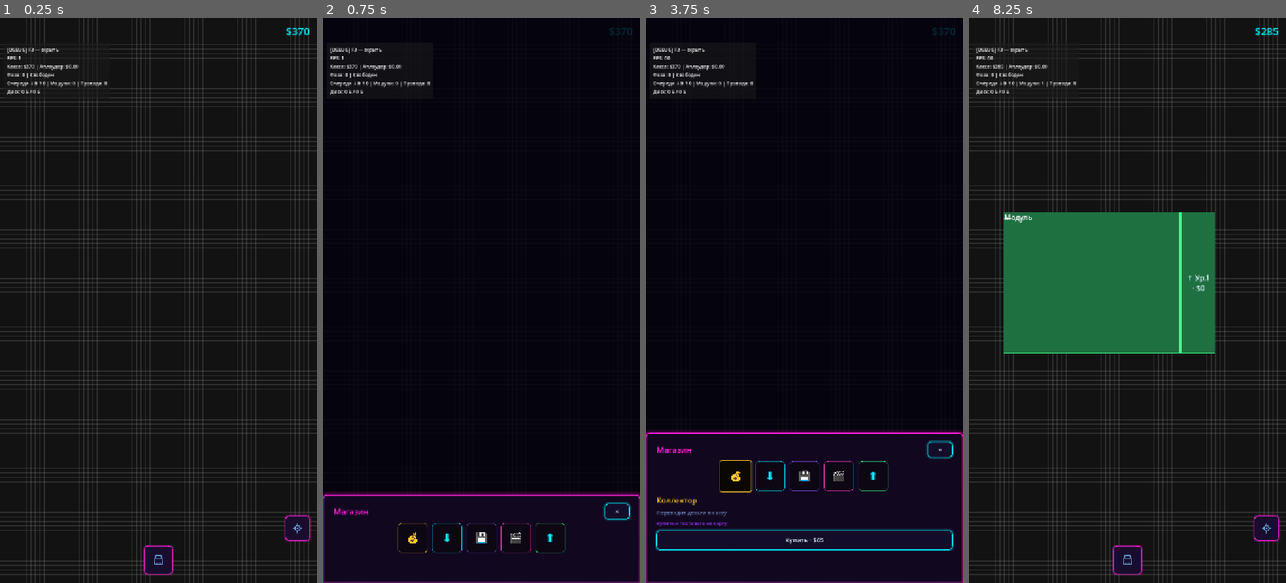
Above: before the commit, frames 1-4 (left to right).
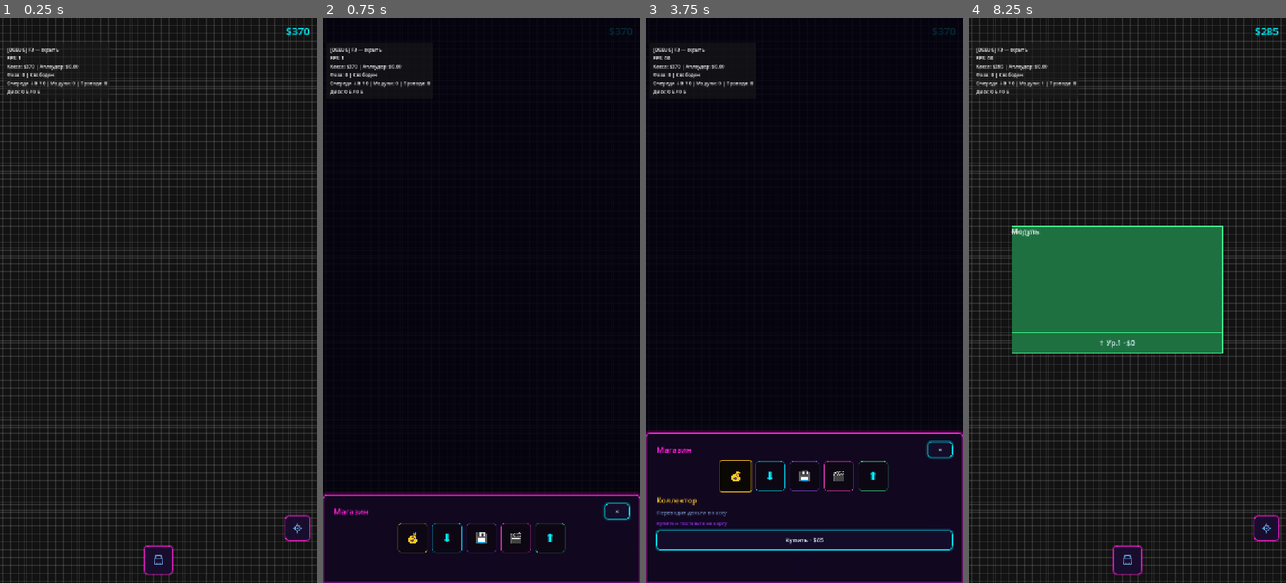
Above: after the commit, the same moments.

Repository: rkfsociety/UploadSimulator
Game: Godot game, scene res://scenes/main.tscn
Two runs of this game, one before a commit and one after it. Both use one fixed random seed, a clock stepped at 60 frames per second and the inputs below.
Inputs (mouse positions are in pixels of both pictures, inside the frame that each line leads up to):
- Up to frame 1 (0.25 s): no input
- Up to frame 2 (0.75 s): click (481, 560) at 0.5 s
- Up to frame 3 (3.75 s): click (943, 526) at 1.25 s; click "×" at 2 s; click (804, 560) at 2.75 s; click "💰" at 3.5 s
- Up to frame 4 (8.25 s): click "💰" at 4.25 s; click "⬇" at 5 s; click "💾" at 5.75 s; click "🎬" at 6.5 s; click "⬆" at 7.25 s; click "Купить · $85" at 8 s

The runs differ from the first frame. In frame 1, 32% of the frame differs, in the area x 0-100%, y 0-100%; in frame 2, less than 0.1%; in frame 3, less than 0.1%; in frame 4, 29%.
Error before the commit: Invalid access to property or key 'pressed' on a base object of type 'null instance'. (res://scripts/systems/blocks/placed_block.gd:86)
Error after the commit: Invalid access to property or key 'pressed' on a base object of type 'null instance'. (res://scripts/systems/blocks/placed_block.gd:89)

Commit message:
Модули 10×6 клеток: альбом, улучшение снизу, клетка 48px.
Единый след на поле в допустимых пределах; пиксельный размер близок к прежнему 6×4.

Diff:
--- a/scenes/blocks/placed_block.tscn
+++ b/scenes/blocks/placed_block.tscn
@@ -5,16 +5,16 @@
 [ext_resource type="Theme" path="res://themes/placed_block_theme.tres" id="3_theme"]
 
 [node name="PlacedBlock" type="Control"]
-custom_minimum_size = Vector2(480, 320)
+custom_minimum_size = Vector2(480, 288)
 layout_mode = 0
 offset_right = 480.0
-offset_bottom = 320.0
+offset_bottom = 288.0
 mouse_filter = 2
 clip_contents = false
 theme = ExtResource("3_theme")
 script = ExtResource("1_placed")
 
-[node name="RootHBox" type="HBoxContainer" parent="."]
+[node name="RootVBox" type="VBoxContainer" parent="."]
 unique_name_in_owner = true
 layout_mode = 1
 anchors_preset = 15
@@ -22,10 +22,11 @@
 anchor_bottom = 1.0
 grow_horizontal = 2
 grow_vertical = 2
+theme_override_constants/separation = 0
 
-[node name="MainPanel" type="Control" parent="RootHBox"]
+[node name="MainPanel" type="Control" parent="RootVBox"]
 unique_name_in_owner = true
-custom_minimum_size = Vector2(400, 320)
+custom_minimum_size = Vector2(480, 240)
 layout_mode = 2
 size_flags_horizontal = 3
 size_flags_vertical = 3
@@ -97,15 +98,15 @@
 layout_mode = 2
 theme_override_constants/separation = 2
 
-[node name="UpgradePanel" type="Control" parent="RootHBox"]
+[node name="UpgradePanel" type="Control" parent="RootVBox"]
 unique_name_in_owner = true
-custom_minimum_size = Vector2(80, 320)
+custom_minimum_size = Vector2(480, 48)
 layout_mode = 2
-size_flags_horizontal = 8
-size_flags_vertical = 3
+size_flags_horizontal = 3
+size_flags_vertical = 8
 script = ExtResource("2_neon")
 
-[node name="UpgradeButton" type="Button" parent="RootHBox/UpgradePanel"]
+[node name="UpgradeButton" type="Button" parent="RootVBox/UpgradePanel"]
 unique_name_in_owner = true
 layout_mode = 1
 anchors_preset = 15
@@ -116,6 +117,5 @@
 theme_type_variation = &"upgrade"
 flat = true
 mouse_default_cursor_shape = 2
-autowrap_mode = 3
 text_overrun_behavior = 3
 text = "↑ Ур.1 · $0"
--- a/scripts/core/defs/grid_defs.gd
+++ b/scripts/core/defs/grid_defs.gd
@@ -2,11 +2,15 @@
 class_name GridDefs
 ## Сетка 100×100 клеток; (0, 0) — центр карты.
 
-const CELL_SIZE := 80
+# Клетка сетки: модуль 10×6 клеток ≈ прежний размер в пикселях (6×4 при 80px)
+const CELL_SIZE := 48
 const GRID_CELLS := 100
 const GRID_HALF := GRID_CELLS / 2
-const BLOCK_CELLS_W := 6
-const BLOCK_CELLS_H := 4
+# Единый след модуля на поле: альбомная ориентация, в пределах 8×5 … 20×20
+const BLOCK_CELLS_W := 10
+const BLOCK_CELLS_H := 6
+const BLOCK_UPGRADE_CELLS_H := 1
+const BLOCK_MAIN_CELLS_H := BLOCK_CELLS_H - BLOCK_UPGRADE_CELLS_H
 
 
 static func is_in_bounds(gx: int, gy: int) -> bool:
@@ -36,7 +40,7 @@
 
 
 static func block_pixel_size() -> Vector2:
-	# Минимальный размер модуля на карте: 6×4 клеток (горизонтально)
+	# Размер модуля на карте: 10×6 клеток (горизонтально)
 	return Vector2(BLOCK_CELLS_W * CELL_SIZE, BLOCK_CELLS_H * CELL_SIZE)
 
 
--- a/scripts/systems/blocks/placed_block.gd
+++ b/scripts/systems/blocks/placed_block.gd
@@ -10,8 +10,11 @@
 
 static var _scene_cache: PackedScene
 static var _theme_cache: Theme
-const MAIN_CELLS_W := GridDefs.BLOCK_CELLS_W - 1
-const UPGRADE_CELLS_W := 1
+# Основная панель — почти весь след; снизу полоса улучшения на 1 клетку по высоте
+const MAIN_CELLS_W := GridDefs.BLOCK_CELLS_W
+const MAIN_CELLS_H := GridDefs.BLOCK_MAIN_CELLS_H
+const UPGRADE_CELLS_W := GridDefs.BLOCK_CELLS_W
+const UPGRADE_CELLS_H := GridDefs.BLOCK_UPGRADE_CELLS_H
 
 var instance_uid: String = ""
 var block_type: String = ""
@@ -30,21 +33,21 @@
 var _view: PlacedBlockView
 
 
-## Размер модуля на карте в пикселях (6×4 клетки).
+## Размер модуля на карте в пикселях (10×6 клеток, альбом).
 static func pixel_size() -> Vector2:
 	return GridDefs.block_pixel_size()
 
 
 static func _main_panel_size() -> Vector2:
 	return Vector2(
-		float(MAIN_CELLS_W * GridDefs.CELL_SIZE), float(GridDefs.BLOCK_CELLS_H * GridDefs.CELL_SIZE)
+		float(MAIN_CELLS_W * GridDefs.CELL_SIZE), float(MAIN_CELLS_H * GridDefs.CELL_SIZE)
 	)
 
 
 static func _upgrade_panel_size() -> Vector2:
 	return Vector2(
 		float(UPGRADE_CELLS_W * GridDefs.CELL_SIZE),
-		float(GridDefs.BLOCK_CELLS_H * GridDefs.CELL_SIZE)
+		float(UPGRADE_CELLS_H * GridDefs.CELL_SIZE)
 	)
 
 
Not shown, changed: README.md
